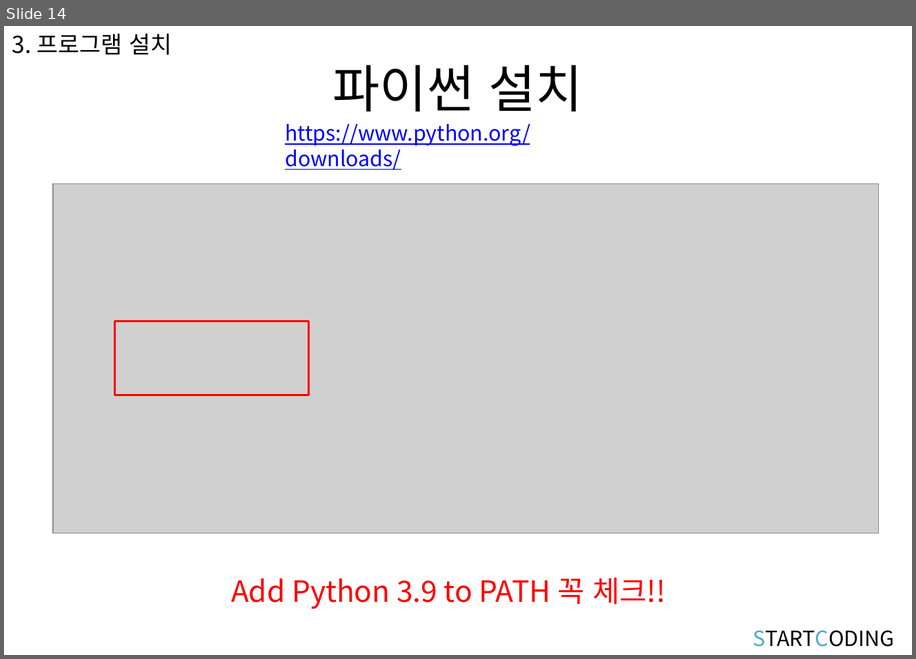
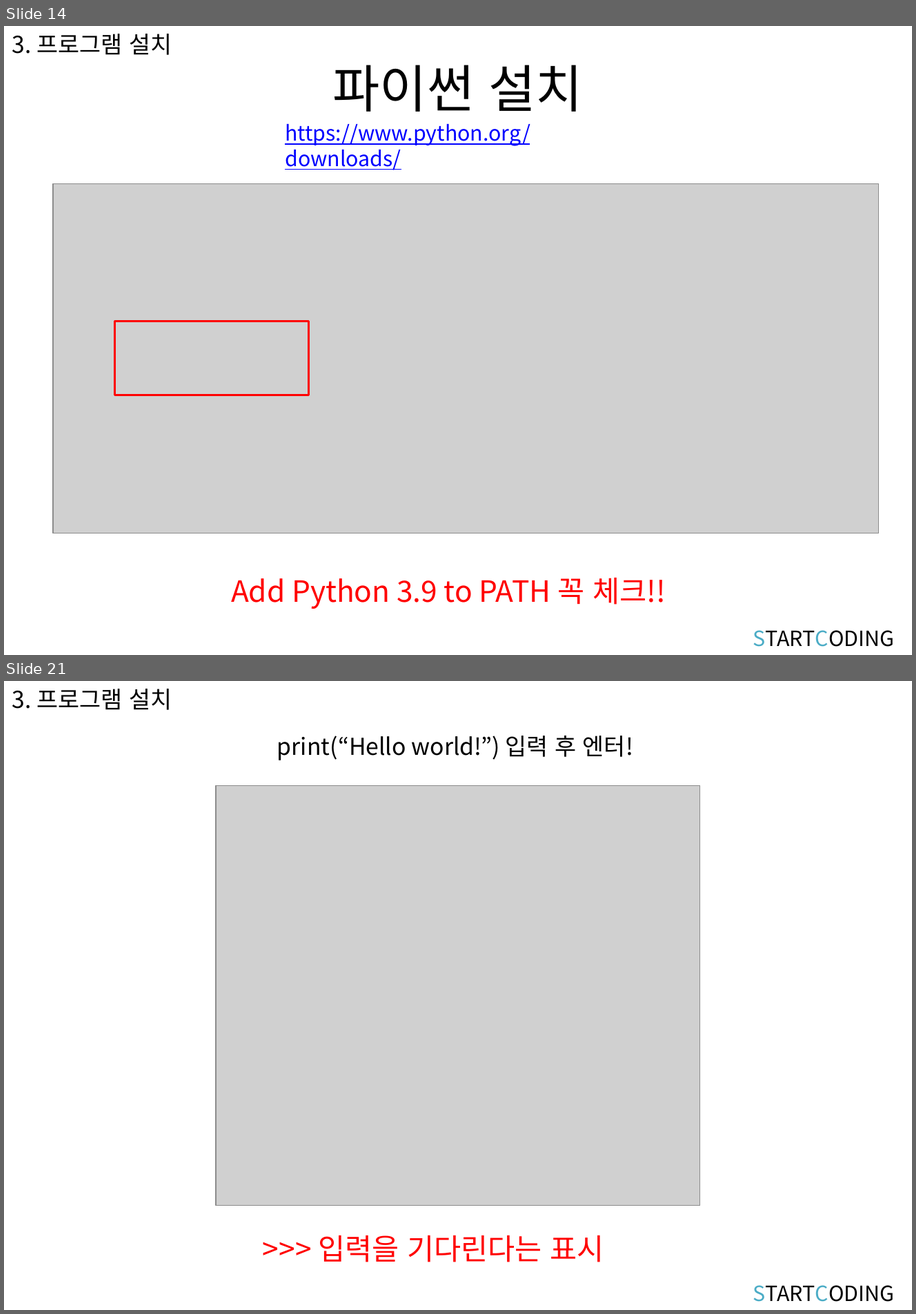
Before and after one commit to kwonkijun/python, a slide deck: 파이썬기초(PPT)/파이썬 기초 1강_강의소개.pptx. Shown one above the other, each under a label of ours: slide 14 before the commit, slides 14 and 21 after it; the slides between them are not shown. The pictures are 916x659 and 916x1314 pixels, drawn with LibreOffice and Linux fonts; fonts in the diff are those of the drawing; grey boxes stand for pictures. Boxes give left, top, right and bottom in pixels: in the first picture for what was removed or moved away, otherwise in the second. Text is boxed around its words. In the diff, an @@ line names an element or a change of style, - is before the commit and + after.

```diff
--- a/파이썬기초(PPT)/파이썬 기초 1강_강의소개.pptx
+++ b/파이썬기초(PPT)/파이썬 기초 1강_강의소개.pptx
@@ slide 21 added at bbox=[4, 681, 912, 1310], background #FFFFFF @@
@@ text added at bbox=[12, 689, 172, 710], 20 pt, text #000000 @@
+3. 프로그램 설치
@@ text added at bbox=[277, 736, 633, 760], 20 pt, text #000000 @@
+print(“Hello world!”) 입력 후 엔터!
@@ picture added at bbox=[216, 786, 701, 1206] @@
@@ text added at bbox=[318, 1235, 604, 1262], 25.2 pt, text #FF0000 @@
+>>> 입력을 기다린다는 표시
@@ text added at bbox=[753, 1285, 895, 1301], 18 pt, text #000000 @@
+STARTCODING
```
Also in this commit, not shown: 6 other slides added, 36 other files.
